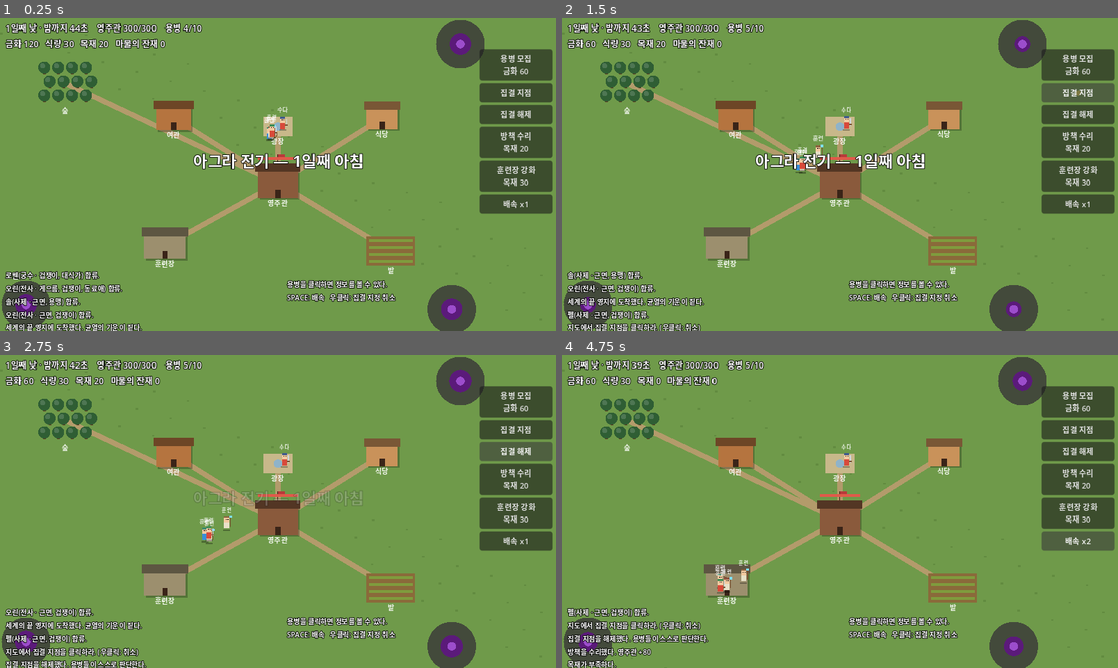
Above: before the commit, frames 1-4 (two rows, left to right).
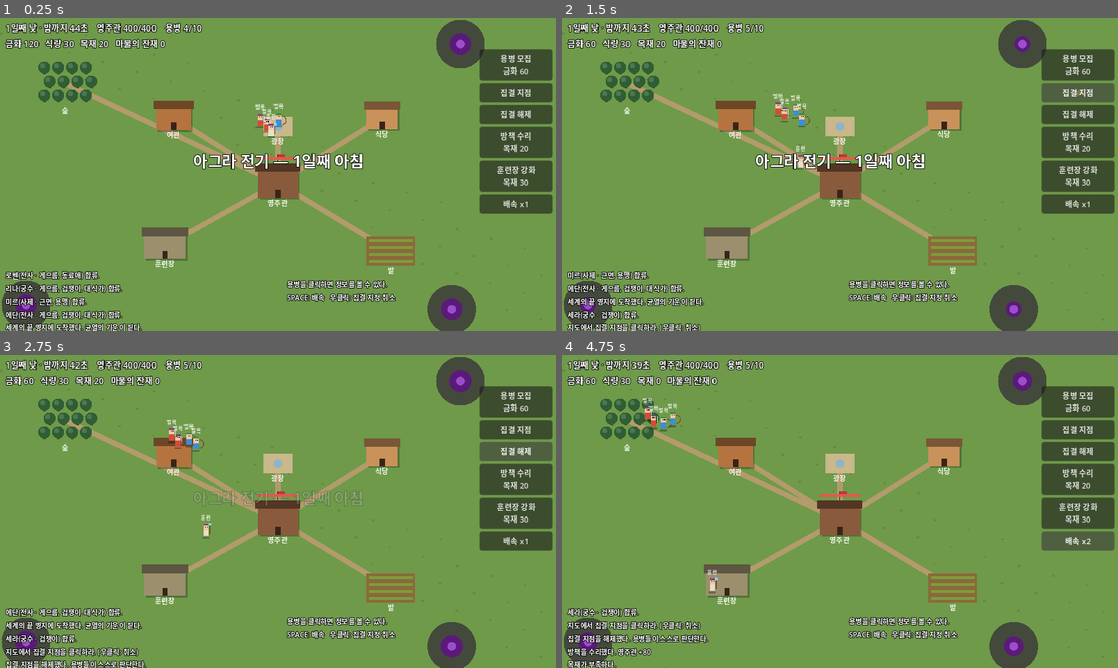
Above: after the commit, the same moments.

Repository: minjs-maxjs/game2
Game: Godot game, scene res://scenes/main.tscn
Same seed, same stepped clock (60 frames per second), same inputs: the game is played once before the commit and once after it.
Inputs:
- Up to frame 1 (0.25 s): no input
- Up to frame 2 (1.5 s): click "용병 모집 금화 60" at 0.5 s; click "집결 지점" at 1.25 s
- Up to frame 3 (2.75 s): click "집결 해제" at 2 s
- Up to frame 4 (4.75 s): click "방책 수리 목재 20" at 2.75 s; click "훈련장 강화 목재 30" at 3.5 s; click "배속 x1" at 4.25 s

The runs differ from the first frame. In frame 1, 1.4% of the frame differs, in the area x 0-52%, y 2-97%; in frame 2, 1.5%, in the area x 0-53%, y 2-97%; in frame 3, 1.3%; in frame 4, 1.0%.

Commit message:
Godot 4.7.2 헤드리스 검증, 스모크 테스트와 밸런스 수정
- tests/smoke_test.gd: 10배속으로 4일 진행, 자동 모집·수리로 영주 흉내
- 시작 편성 고정(전사2·궁수·사제), 용병 이름 중복 방지
- 영주관 내구도 300 -> 400
- 농사·벌목 점수 상향: 목재가 쌓이지 않던 문제 해결
- Godot 4.4+ 스크립트 .uid 파일 추가

Co-Authored-By: Claude Opus 5.5 <noreply@anthropic.com>

Diff:
--- a/scripts/main.gd
+++ b/scripts/main.gd
@@ -7,7 +7,7 @@
 
 const WORLD_SIZE := Vector2(640, 360)
 const DAY_LENGTH := 45.0
-const HALL_MAX_HP := 300.0
+const HALL_MAX_HP := 400.0
 const RECRUIT_COST := 60
 const WAGE_PER_MERC := 5
 const MAX_MERCS := 10
@@ -62,8 +62,9 @@
 	modulate_node = CanvasModulate.new()
 	add_child(modulate_node)
 	_build_hud()
-	for i in START_MERCS:
-		_spawn_merc()
+	# 시작 편성은 고정: 전사 2, 궁수 1, 사제 1. 이후 모집은 무작위.
+	for job in [0, 1, 2, 0]:
+		_spawn_merc(job)
 	add_log("세계의 끝 영지에 도착했다. 균열의 기운이 짙다.")
 	_show_banner("아그라 전기 — 1일째 아침")
 
@@ -132,12 +133,15 @@
 
 # ------------------------------------------------------------------ 생성/전투
 
-func _spawn_merc() -> void:
+func _spawn_merc(forced_job: int = -1) -> void:
 	var m: Mercenary = Mercenary.new()
 	m.game = self
 	m.position = building_pos("plaza")
 	add_child(m)
-	m.randomize_identity(rng)
+	var taken: Array[String] = []
+	for other in mercs:
+		taken.append(other.merc_name)
+	m.randomize_identity(rng, forced_job, taken)
 	if not mercs.is_empty():
 		m.friend = mercs[rng.randi() % mercs.size()]
 	mercs.append(m)
--- a/scripts/mercenary.gd
+++ b/scripts/mercenary.gd
@@ -48,9 +48,15 @@
 var rally_offset := Vector2.ZERO
 
 
-func randomize_identity(rng: RandomNumberGenerator) -> void:
-	merc_name = NAMES[rng.randi() % NAMES.size()]
-	job = rng.randi() % 3
+func randomize_identity(rng: RandomNumberGenerator, forced_job: int = -1, taken: Array[String] = []) -> void:
+	var free_names: Array = []
+	for n in NAMES:
+		if not taken.has(n):
+			free_names.append(n)
+	if free_names.is_empty():
+		free_names = NAMES.duplicate()
+	merc_name = free_names[rng.randi() % free_names.size()]
+	job = forced_job if forced_job >= 0 else rng.randi() % 3
 	for group in TRAIT_GROUPS:
 		var t: String = group[rng.randi() % group.size()]
 		if t != "":
@@ -159,8 +165,8 @@
 		"rest": (100.0 - energy) * (1.6 if lazy else 1.0) + (15.0 if lazy else 0.0),
 		"eat": hunger * 1.3 if game.food >= 1.0 else hunger * 0.3,
 		"train": (25.0 + (40.0 if diligent else 0.0)) * e,
-		"work_farm": (20.0 + (25.0 if diligent else 0.0) + (25.0 if game.food < 15.0 else 0.0)) * e,
-		"work_wood": (18.0 + (20.0 if diligent else 0.0)) * e,
+		"work_farm": (30.0 + (25.0 if diligent else 0.0) + (25.0 if game.food < 15.0 else 0.0)) * e,
+		"work_wood": (30.0 + (20.0 if diligent else 0.0) + (20.0 if game.wood < 30.0 else 0.0)) * e,
 		"chat": 15.0 + (100.0 - morale) * 0.4,
 	}
 	var best := "chat"
--- /dev/null
+++ b/tests/smoke_test.gd
@@ -0,0 +1,52 @@
+extends SceneTree
+## 헤드리스 스모크 테스트: 메인 씬을 띄우고 며칠을 빠르게 돌려 본다.
+## 실행: godot --headless --path . --fixed-fps 60 --script res://tests/smoke_test.gd
+
+const TARGET_DAY := 4
+const MAX_FRAMES := 8000
+
+var main
+var frames := 0
+var saw_night := false
+var max_monsters := 0
+var kills_seen := 0
+var prev_monsters := 0
+
+
+func _initialize() -> void:
+	Engine.time_scale = 10.0
+	main = load("res://scenes/main.tscn").instantiate()
+	root.add_child(main)
+
+
+func _process(_delta: float) -> bool:
+	frames += 1
+	if main.is_night:
+		saw_night = true
+	# 영주 흉내: 낮에 금화가 남으면 모집, 목재가 남으면 수리
+	if not main.is_night and frames % 120 == 0:
+		if main.gold >= main.RECRUIT_COST + 40 and main.mercs.size() < main.MAX_MERCS:
+			main._on_recruit()
+		if main.wood >= 20 and main.hall_hp < main.HALL_MAX_HP - 80:
+			main._on_repair()
+	var n: int = main.monsters.size()
+	max_monsters = maxi(max_monsters, n)
+	if frames % 600 == 0:
+		_report()
+	if main.day >= TARGET_DAY or main.game_over or frames >= MAX_FRAMES:
+		_report()
+		var ok: bool = main.mercs.size() >= 4 and saw_night and max_monsters > 0 and main.day >= 2
+		print("RESULT %s  day=%d game_over=%s max_monsters=%d frames=%d" % [
+			"PASS" if ok else "FAIL", main.day, main.game_over, max_monsters, frames])
+		quit(0 if ok else 1)
+		return true
+	return false
+
+
+func _report() -> void:
+	var lv := []
+	for m in main.mercs:
+		lv.append("%s/%s/Lv%d" % [m.merc_name, m.activity, m.level])
+	print("f%d day%d %s hall=%d gold=%d food=%d wood=%d residue=%d monsters=%d | %s" % [
+		frames, main.day, "밤" if main.is_night else "낮", int(main.hall_hp), int(main.gold),
+		int(main.food), int(main.wood), main.residue, main.monsters.size(), ", ".join(PackedStringArray(lv))])
Not shown, added: scripts/main.gd.uid
Not shown, added: scripts/mercenary.gd.uid
Not shown, added: scripts/monster.gd.uid
Not shown, changed: docs/기획서_v0.3.md
